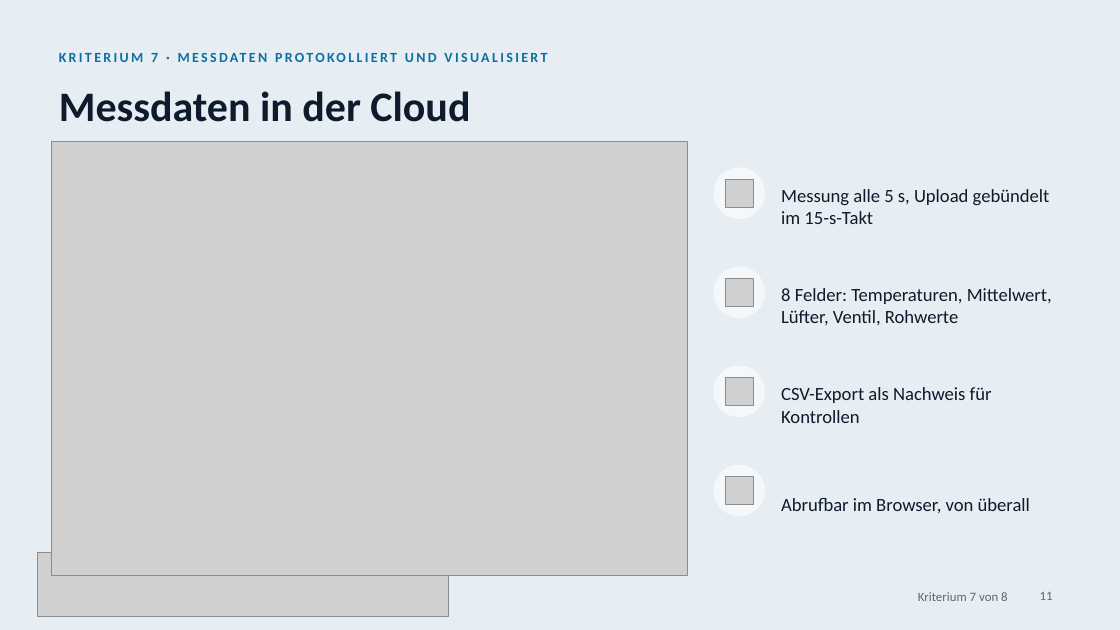
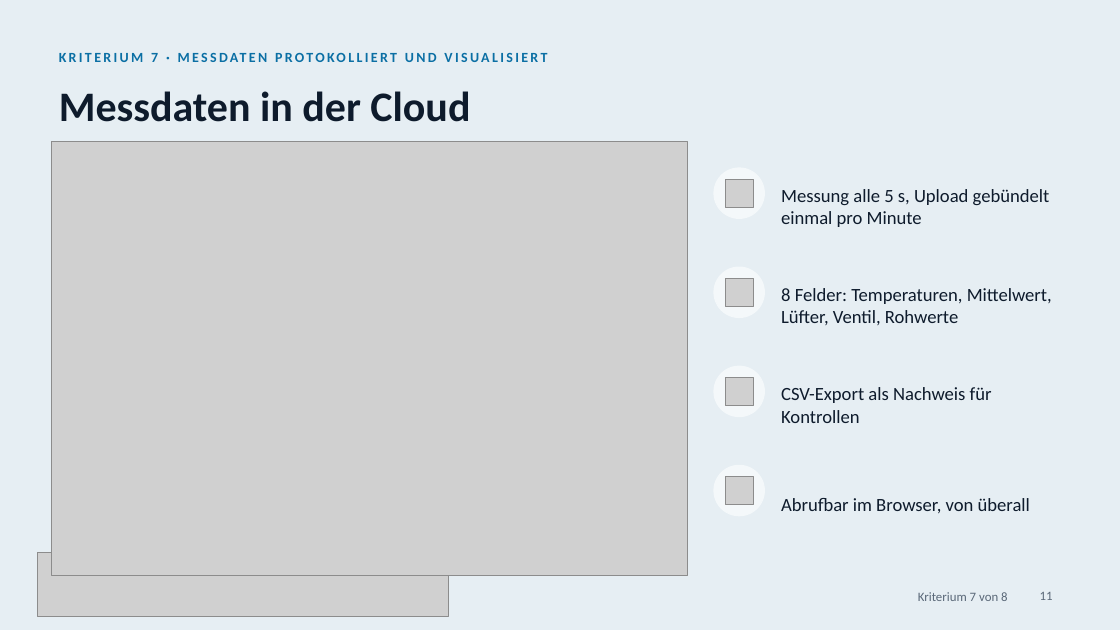
Before and after one commit to 47Felix/RasberryPI-Team-13, a slide deck: slide 11 of Challenge-III-Ice-Truck-Cloud/Praesentation/ice-truck-in-der-cloud.pptx. Drawn at 1120x630 pixels with LibreOffice and Linux fonts; fonts in the diff are those of the drawing; grey boxes stand for pictures. Boxes give left, top, right and bottom in pixels: in the first picture for what was removed or moved away, otherwise in the second. Text is boxed around its words. In the diff, an @@ line names an element or a change of style, - is before the commit and + after.

```diff
--- a/Challenge-III-Ice-Truck-Cloud/Praesentation/ice-truck-in-der-cloud.pptx
+++ b/Challenge-III-Ice-Truck-Cloud/Praesentation/ice-truck-in-der-cloud.pptx
@@ text at <box>781,189,1050,227</box>: text changed @@
-Messung alle 5 s, Upload gebündelt im 15-s-Takt
+Messung alle 5 s, Upload gebündelt einmal pro Minute
```
Also in this commit, not shown: 3 other files.
